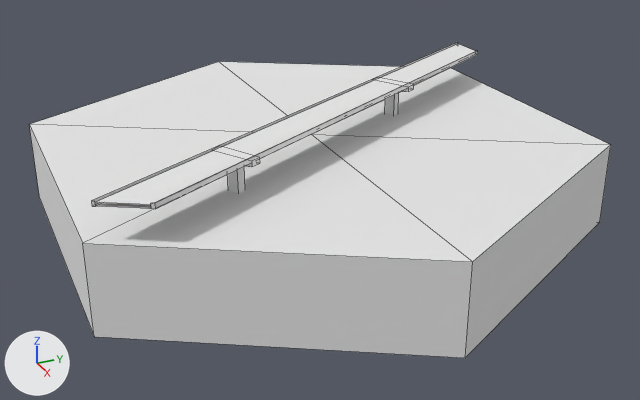
The OBJ model assets/tollway/tollway.obj as it was, and as the next commit left it.
Rendered twice from a camera (50 mm lens) standing at (1225.0, -536.0, 628.0) and looking at (32.0, 1.0, 32.0). Lighting does not change. The marker at lower left points along +X, +Y and +Z. Mesh edges are drawn as thin lines. Where no turn or scale is listed for an object, it has been applied to the vertices. Vertices at the same position are counted once.

Objects in the first picture: 'tollway'.
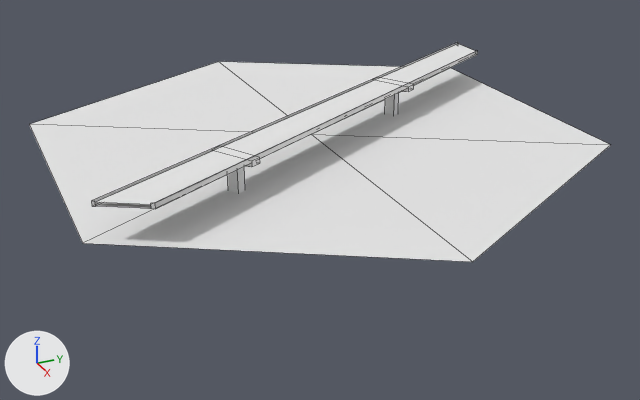
What changed in the scene script:
```text
Change me_tollway:
    used by ob_tollway; location = (0.0, 0.0, 0.0)
    remove me_tollway.from_pydata(...)  # 66 vertices, 57 faces; spans x -468.0..468.0, y -405.0..405.0, z 0.0..191.0
    add me_tollway.from_pydata(...)  # 59 vertices, 45 faces; spans x -468.0..468.0, y -405.0..405.0, z 120.0..191.0
    me_tollway part 1
    7 vertices are removed from x -468.0..468.0, y -405.0..405.0, z 0.0
    12 faces are deleted
```

Where the change shows, as pixel boxes [x1, y1, x2, y2] in the pictures (640 x 400 px):
'tollway', reshaped (30% shorter): before [29, 42, 611, 358]; after [29, 42, 610, 262]
part 1 of me_tollway, deleted: before [29, 125, 611, 358]
